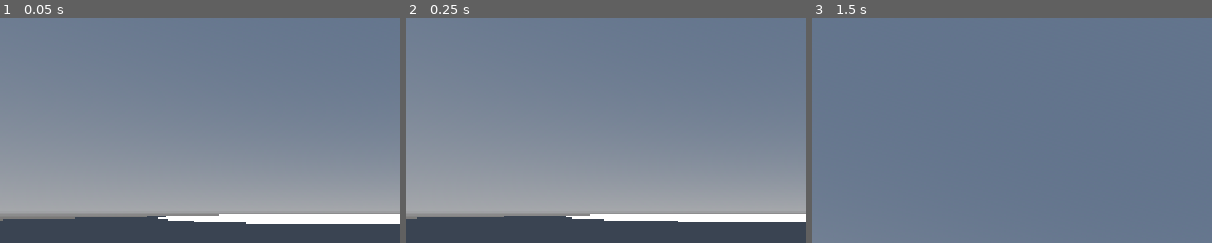
Above: before the commit, frames 1-3 (left to right).
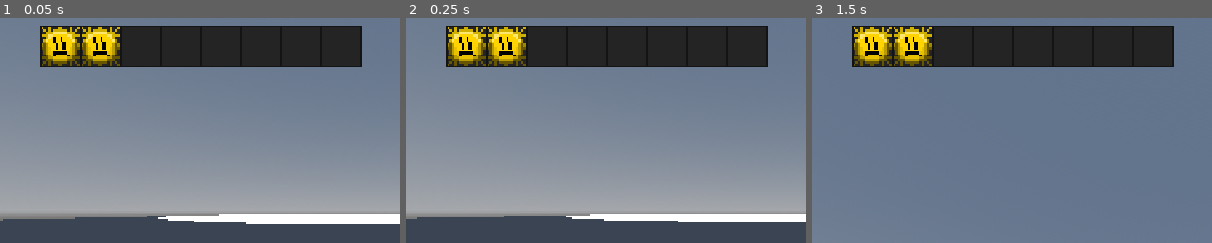
Above: after the commit, the same moments.

Repository: Workaholic-Games/Gavins-Fantastically-Fun-Adventure
Game: Godot game, scene res://levels/test_terrain.tscn
Same seed, same stepped clock (60 frames per second), same inputs: the game is played once before the commit and once after it. This scene is started directly instead of the project's main scene.
Inputs (mouse positions are % of the whole screen's width and height, from its top left):
- Up to frame 1 (0.05 s): no input
- Up to frame 2 (0.25 s): no input
- Up to frame 3 (1.5 s): click (8, 13) at 0.52 s; click (13, 13) at 1.27 s
The pictures show only the part of the screen within x 0-50%, y 7-57%; the shares and areas given below are measured in that part.

The runs differ from the first frame. In frame 1, 15% of the frame differs, in the area x 10-91%, y 3-22%; in frame 2, 15%; in frame 3, 15%.

Commit message:
inventory setup

Diff:
--- /dev/null
+++ b/entites/player/inventory.gd
@@ -0,0 +1,19 @@
+extends GridContainer
+var item_icons : Dictionary = {
+	"Sad Sun": load("res://sad_sun.png")
+	}
+
+
+
+func _ready() -> void:
+	add_item("Sad Sun")
+	add_item("Sad Sun")
+
+
+
+func add_item(item_name : String):
+	for slot in get_children():
+		if slot.item_name.is_empty():
+			slot.item_name = item_name
+			slot.icon = item_icons[item_name]
+			return
--- a/entites/player/player.gd
+++ b/entites/player/player.gd
@@ -1,6 +1,4 @@
 extends CharacterBody3D
-
-
 @onready var camera : Camera3D = $Camera3D
 var look_dir : Vector2
 var camera_sensitivity : int = 15
@@ -8,6 +6,8 @@
 
 const SPEED = 5.0
 const JUMP_VELOCITY = 4.5
+
+
 
 func _ready() -> void:
 	Input.mouse_mode = Input.MOUSE_MODE_CAPTURED
@@ -24,6 +24,13 @@
 func _input(event: InputEvent) -> void:
 	if event is InputEventMouseMotion:
 		look_dir = event.relative * 0.01
+
+	if Input.is_action_just_pressed("pause"):
+		paused = !paused
+		if paused == true:
+			Input.mouse_mode = Input.MOUSE_MODE_VISIBLE
+		else:
+			Input.mouse_mode = Input.MOUSE_MODE_CAPTURED
 
 func rotate_camera(delta: float, sensitivity_modifier : float = 1.0):
 	if paused == false:
--- a/entites/player/player.tscn
+++ b/entites/player/player.tscn
@@ -1,6 +1,8 @@
 [gd_scene format=3 uid="uid://lt37uux2d5p5"]
 
 [ext_resource type="Script" uid="uid://0dtii60b6v5p" path="res://entites/player/player.gd" id="1_4flbx"]
+[ext_resource type="PackedScene" uid="uid://baq3ki6w1544a" path="res://ui/inventory/inventory_item.tscn" id="2_qevvu"]
+[ext_resource type="Script" uid="uid://lsr8x00vub17" path="res://entites/player/inventory.gd" id="2_y1j2n"]
 
 [sub_resource type="CapsuleShape3D" id="CapsuleShape3D_q3t11"]
 
@@ -13,3 +15,39 @@
 [node name="CollisionShape3D" type="CollisionShape3D" parent="." unique_id=494137701]
 transform = Transform3D(1, 0, 0, 0, 1, 0, 0, 0, 1, 0, 0.8958616, 0)
 shape = SubResource("CapsuleShape3D_q3t11")
+
+[node name="UI" type="CanvasLayer" parent="." unique_id=777106384]
+
+[node name="Inventory" type="GridContainer" parent="UI" unique_id=504430242]
+offset_left = 64.0
+offset_top = 64.0
+offset_right = 576.0
+offset_bottom = 128.0
+theme_override_constants/h_separation = -2
+theme_override_constants/v_separation = -2
+columns = 8
+script = ExtResource("2_y1j2n")
+
+[node name="Slot1" parent="UI/Inventory" unique_id=1117790014 instance=ExtResource("2_qevvu")]
+layout_mode = 2
+
+[node name="Slot2" parent="UI/Inventory" unique_id=851148342 instance=ExtResource("2_qevvu")]
+layout_mode = 2
+
+[node name="Slot3" parent="UI/Inventory" unique_id=13761576 instance=ExtResource("2_qevvu")]
+layout_mode = 2
+
+[node name="Slot4" parent="UI/Inventory" unique_id=1432399486 instance=ExtResource("2_qevvu")]
+layout_mode = 2
+
+[node name="Slot5" parent="UI/Inventory" unique_id=1558530599 instance=ExtResource("2_qevvu")]
+layout_mode = 2
+
+[node name="Slot6" parent="UI/Inventory" unique_id=2103394815 instance=ExtResource("2_qevvu")]
+layout_mode = 2
+
+[node name="Slot7" parent="UI/Inventory" unique_id=600178068 instance=ExtResource("2_qevvu")]
+layout_mode = 2
+
+[node name="Slot8" parent="UI/Inventory" unique_id=849444555 instance=ExtResource("2_qevvu")]
+layout_mode = 2
--- a/project.godot
+++ b/project.godot
@@ -17,6 +17,10 @@
 boot_splash/use_filter=false
 boot_splash/image="uid://dqoi672b2ejkn"
 config/icon="uid://cewyp1yusje8"
+
+[autoload]
+
+Global="*uid://b15uk7h1bixle"
 
 [display]
 
@@ -61,6 +65,11 @@
 "events": [Object(InputEventKey,"resource_local_to_scene":false,"resource_name":"","device":-1,"window_id":0,"alt_press …(192 unchanged characters)…
 ]
 }
+pause={
+"deadzone": 0.2,
+"events": [Object(InputEventKey,"resource_local_to_scene":false,"resource_name":"","device":-1,"window_id":0,"alt_pressed":false,"shift_pressed":false,"ctrl_pressed":false,"meta_pressed":false,"pressed":false,"keycode":0,"physical_keycode":4194305,"key_label":0,"unicode":0,"location":0,"echo":false,"script":null)
+]
+}
 
 [physics]
 
--- /dev/null
+++ b/ui/inventory/global.gd
@@ -0,0 +1,2 @@
+extends Node
+var inventory : Array = []
--- /dev/null
+++ b/ui/inventory/inventory_item.gd
@@ -0,0 +1,44 @@
+extends Button
+class_name drag_drop_cell
+signal dragged(from: Vector2i, to: Vector2i)
+@export var item_name : String
+var grid_position : Vector2i
+
+
+
+func _get_drag_data(_at_position: Vector2) -> Variant:
+	if icon == null:
+		return null
+
+	var preview : TextureRect = TextureRect.new()
+	var control : Control = Control.new()
+	control.add_child(preview)
+	preview.texture = icon
+	preview.size = Vector2(64, 64)
+	preview.global_position -= Vector2(32, 32)
+	preview.self_modulate = Color(1.0, 1.0, 1.0, 0.784)
+	preview.z_index = 10
+	set_drag_preview(control)
+	# $border.visible = false
+
+	return self
+
+func _can_drop_data(_at_position: Vector2, data: Variant) -> bool:
+	if not data is drag_drop_cell or data == self:
+		return false
+
+	#grab_focus()
+	return true
+
+func _drop_data(_at_position: Vector2, data: Variant) -> void:
+	var temp : Texture2D = icon
+	var temp_type : String = item_name
+
+	icon = data.icon
+	item_name = data.item_name
+	emit_signal("visibility_changed")
+
+	data.icon = temp
+	data.item_name = temp_type
+	data.emit_signal("visibility_changed")
+	dragged.emit(data.grid_position, self.grid_position)
--- /dev/null
+++ b/ui/inventory/inventory_item.tscn
@@ -0,0 +1,13 @@
+[gd_scene format=3 uid="uid://baq3ki6w1544a"]
+
+[ext_resource type="Script" uid="uid://drmhplsqt6ona" path="res://ui/inventory/inventory_item.gd" id="1_wiepw"]
+
+[node name="InventorySlot" type="Button" unique_id=1117790014]
+custom_minimum_size = Vector2(66, 66)
+custom_maximum_size = Vector2(66, 66)
+offset_right = 64.0
+offset_bottom = 64.0
+theme_type_variation = &"InventorySlot"
+icon_alignment = 1
+expand_icon = true
+script = ExtResource("1_wiepw")
--- a/ui/theme.tres
+++ b/ui/theme.tres
@@ -1,4 +1,28 @@
 [gd_resource type="Theme" format=3 uid="uid://1jf0tq88femj"]
+
+[sub_resource type="StyleBoxFlat" id="StyleBoxFlat_iqtc0"]
+bg_color = Color(0.14117648, 0.14117648, 0.14117648, 1)
+border_width_left = 2
+border_width_top = 2
+border_width_right = 2
+border_width_bottom = 2
+border_color = Color(0.078431375, 0.078431375, 0.078431375, 1)
+
+[sub_resource type="StyleBoxFlat" id="StyleBoxFlat_jf26r"]
+bg_color = Color(0.14044756, 0.14044741, 0.14044744, 1)
+border_width_left = 2
+border_width_top = 2
+border_width_right = 2
+border_width_bottom = 2
+border_color = Color(0.08, 0.08, 0.08, 1)
+
+[sub_resource type="StyleBoxFlat" id="StyleBoxFlat_6lx7k"]
+bg_color = Color(0.14117648, 0.14117648, 0.14117648, 1)
+border_width_left = 2
+border_width_top = 2
+border_width_right = 2
+border_width_bottom = 2
+border_color = Color(0.078431375, 0.078431375, 0.078431375, 1)
 
 [sub_resource type="StyleBoxFlat" id="StyleBoxFlat_rqugq"]
 content_margin_left = 20.0
@@ -12,6 +36,11 @@
 bg_color = Color(0.6, 0.6, 0.6, 0)
 
 [resource]
+InventorySlot/base_type = &"Button"
+InventorySlot/styles/focus = null
+InventorySlot/styles/hover = SubResource("StyleBoxFlat_iqtc0")
+InventorySlot/styles/normal = SubResource("StyleBoxFlat_jf26r")
+InventorySlot/styles/pressed = SubResource("StyleBoxFlat_6lx7k")
 TitleButton/base_type = &"Button"
 TitleButton/colors/font_color = Color(1, 1, 1, 1)
 TitleButton/colors/font_hover_color = Color(0.7581918, 0.7581918, 0.7581917, 1)
Not shown, added: entites/player/inventory.gd.uid
Not shown, added: ui/inventory/global.gd.uid
Not shown, added: ui/inventory/inventory_item.gd.uid
